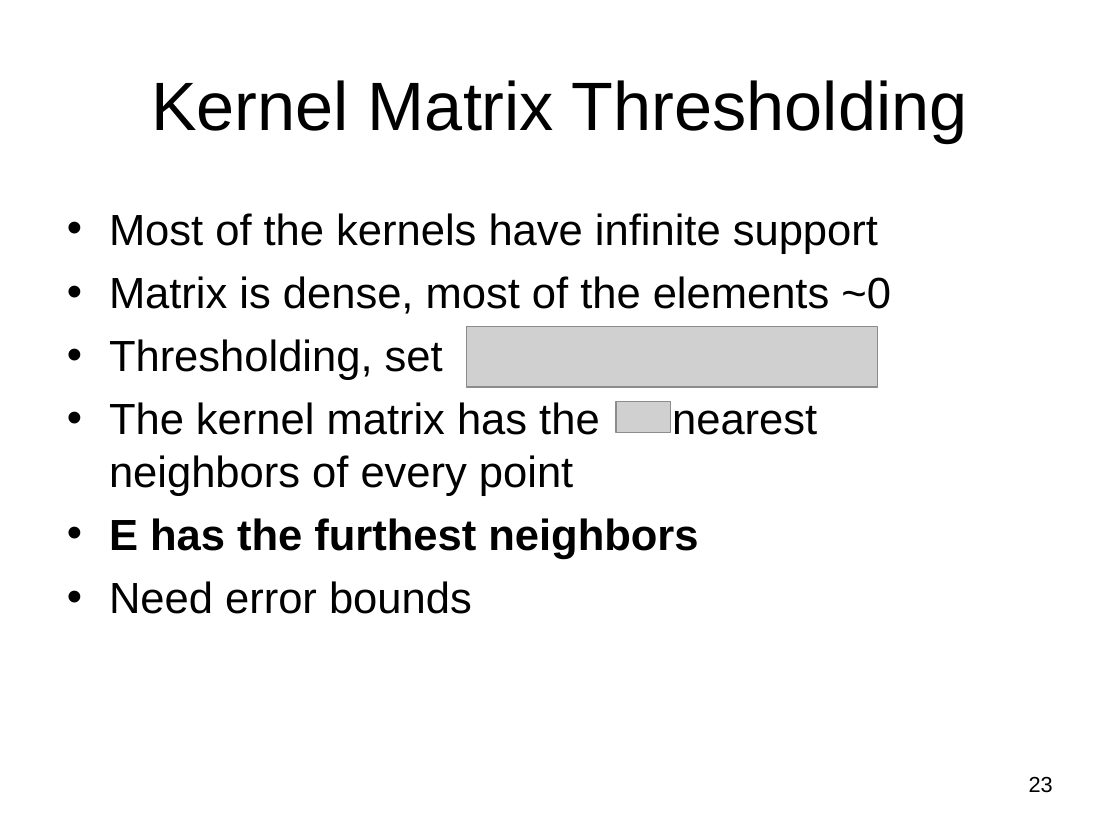
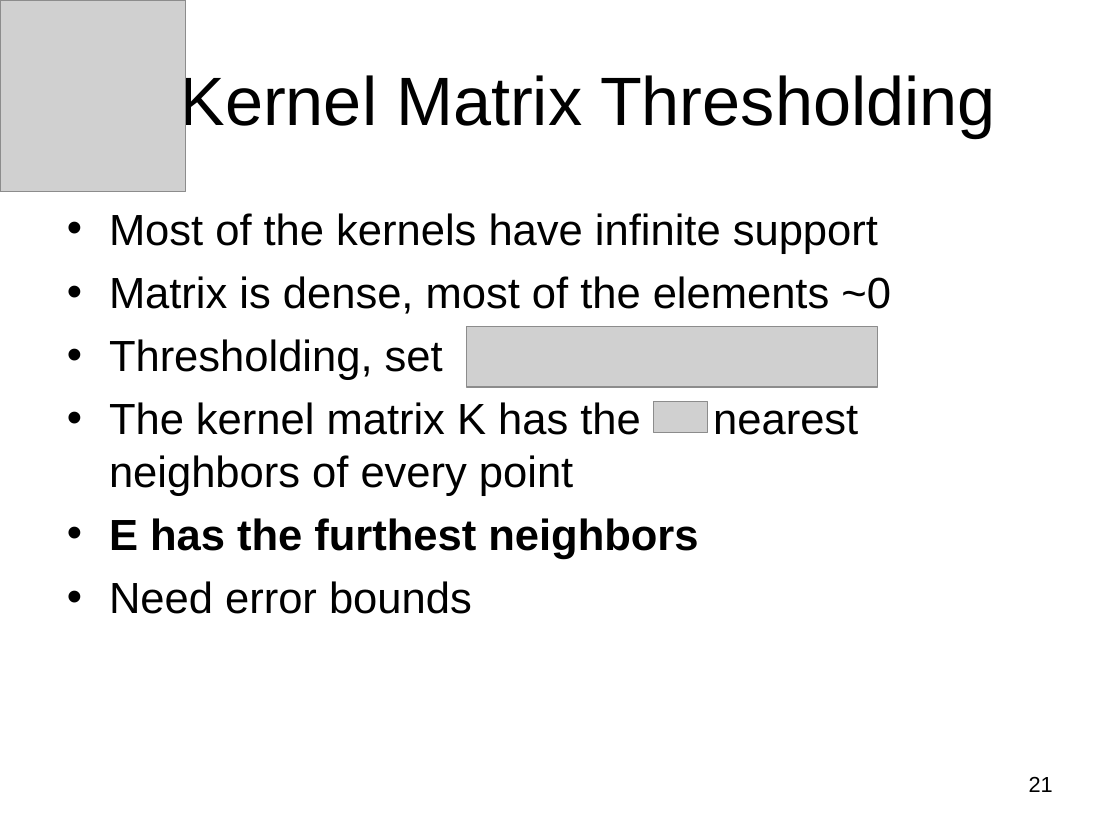
Before and after one commit to subailong/mlpack, a slide deck: slide 21 of fastlib/u/nvasil/docs/proposal/proposal.ppt (slide 23 before the commit). Drawn at 1120x840 pixels with LibreOffice and Linux fonts; fonts in the diff are those of the drawing; grey boxes stand for pictures. Boxes give left, top, right and bottom in pixels: in the first picture for what was removed or moved away, otherwise in the second. Text is boxed around its words. In the diff, an @@ line names an element or a change of style, - is before the commit and + after.

```diff
--- a/fastlib/u/nvasil/docs/proposal/proposal.ppt
+++ b/fastlib/u/nvasil/docs/proposal/proposal.ppt
@@ picture added at [0, 0, 186, 192] @@
@@ title "Kernel Matrix Thresholding" rewrapped from [151, 80, 967, 143] to [179, 70, 995, 137] @@
@@ text at [109, 402, 858, 496]: text changed @@
-• The kernel matrix has the nearest neighbors of every point
+• The kernel matrix K has the nearest neighbors of every point
@@ picture: place and size @@
-picture at [616, 401, 670, 432]
+picture at [653, 401, 707, 432]
@@ page number at [1029, 776, 1053, 792]: text changed @@
-23
+21
```
Also in this commit, not shown: 23 other slides changed, 8 slides added, 2 slides removed, 2 other files.
